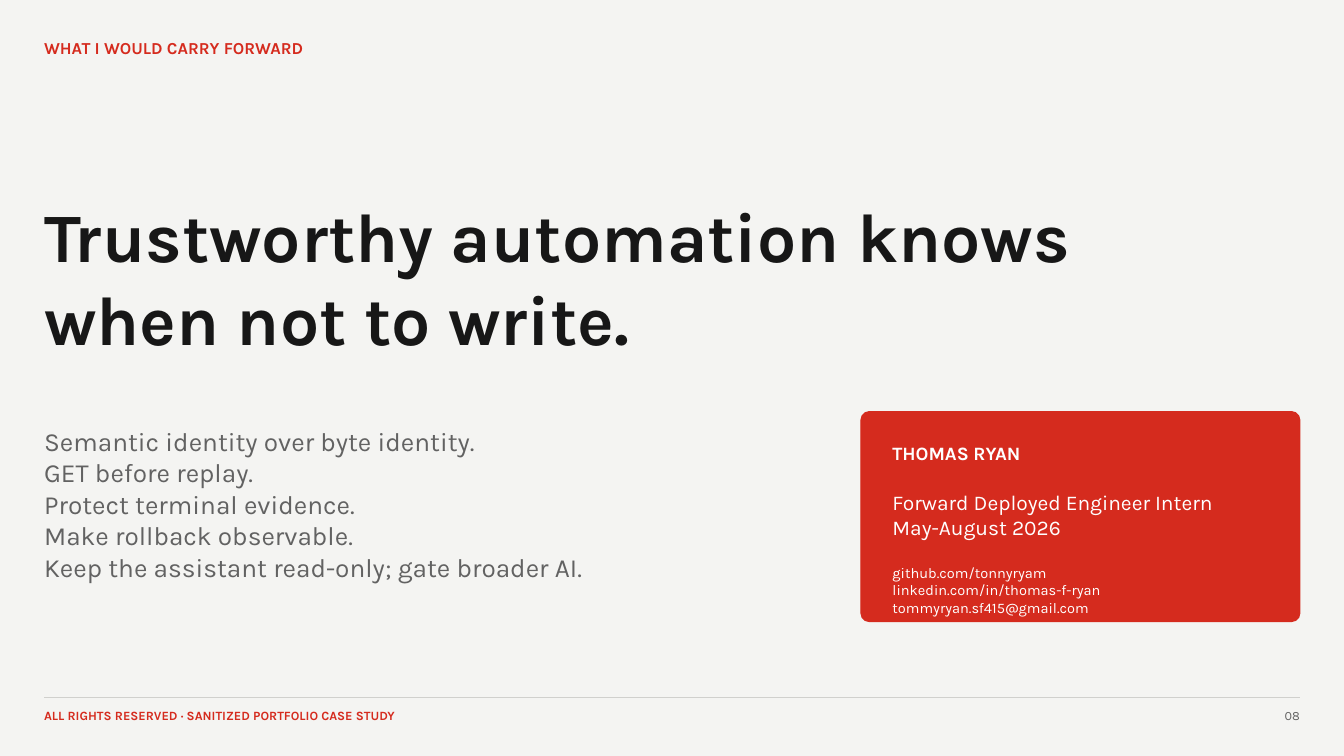
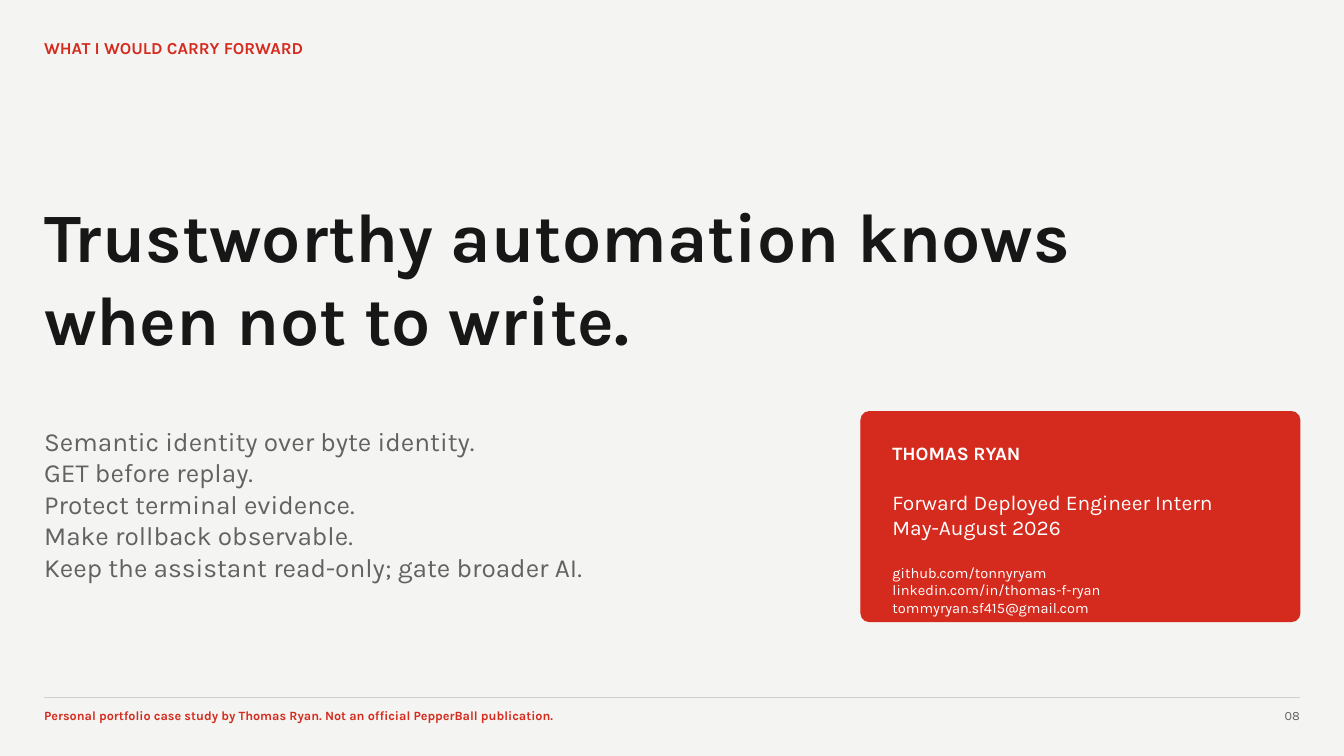
Before and after one commit to tonnyryam/pepperball-reporting-platform-case-study, a slide deck: slide 8 of public/Thomas-Ryan-PepperBall-Platform-Case-Study.pptx. Drawn at 1344x756 pixels with LibreOffice and Linux fonts; fonts in the diff are those of the drawing. Boxes give left, top, right and bottom in pixels: in the first picture for what was removed or moved away, otherwise in the second. Text is boxed around its words. In the diff, an @@ line names an element or a change of style, - is before the commit and + after.

Commit message:
Remove company-specific public assumptions and clarify personal authorship

```diff
--- a/public/Thomas-Ryan-PepperBall-Platform-Case-Study.pptx
+++ b/public/Thomas-Ryan-PepperBall-Platform-Case-Study.pptx
@@ text at (x1=44, y1=711, x2=553, y2=723): text changed @@
-ALL RIGHTS RESERVED · SANITIZED PORTFOLIO CASE STUDY
+Personal portfolio case study by Thomas Ryan. Not an official PepperBall publication.
```
Also in this commit, not shown: 7 other slides changed, 15 other files.
